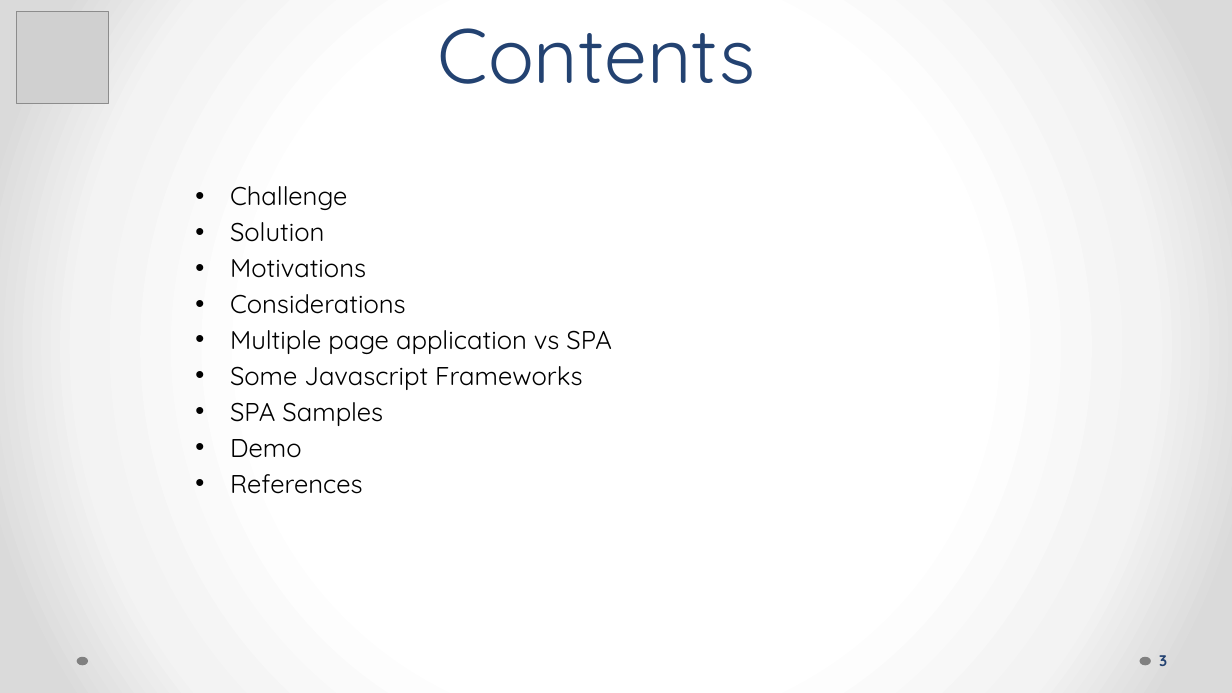
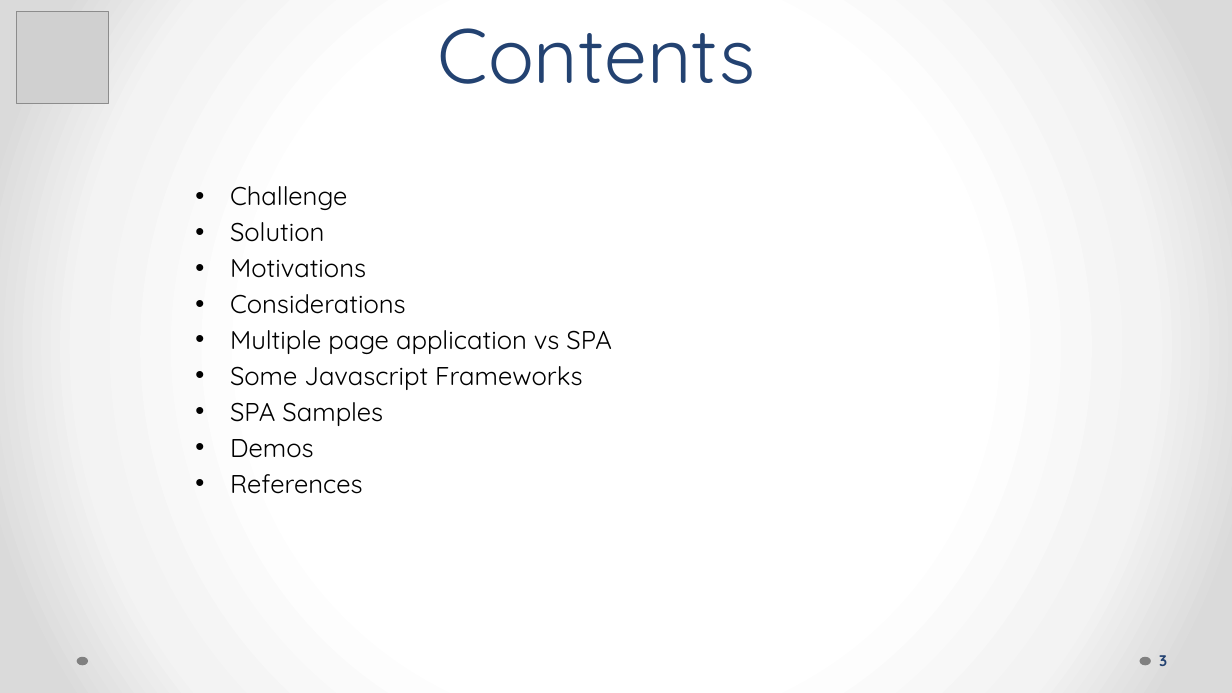
Before and after one commit to monica85rodrigues/presentation-iscte-thepowerofspa, a slide deck: slide 3 of The power of SPA - ISCTE.pptx. Drawn at 1232x693 pixels with LibreOffice and Linux fonts; fonts in the diff are those of the drawing; grey boxes stand for pictures. Boxes give left, top, right and bottom in pixels: in the first picture for what was removed or moved away, otherwise in the second. Text is boxed around its words. In the diff, an @@ line names an element or a change of style, - is before the commit and + after.

```diff
--- a/The power of SPA - ISCTE.pptx
+++ b/The power of SPA - ISCTE.pptx
@@ text at box(230, 439, 314, 458): text changed @@
-• Demo
+• Demos
```
Also in this commit, not shown: 1 other slide changed, 1 slide added, 1 slide removed.
